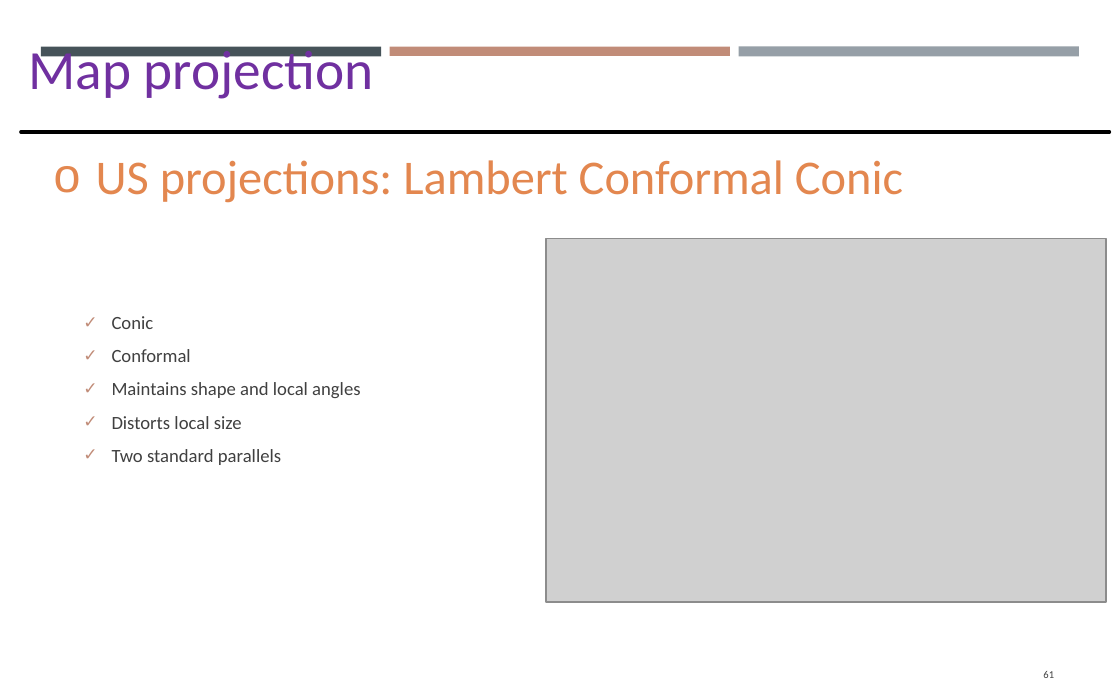
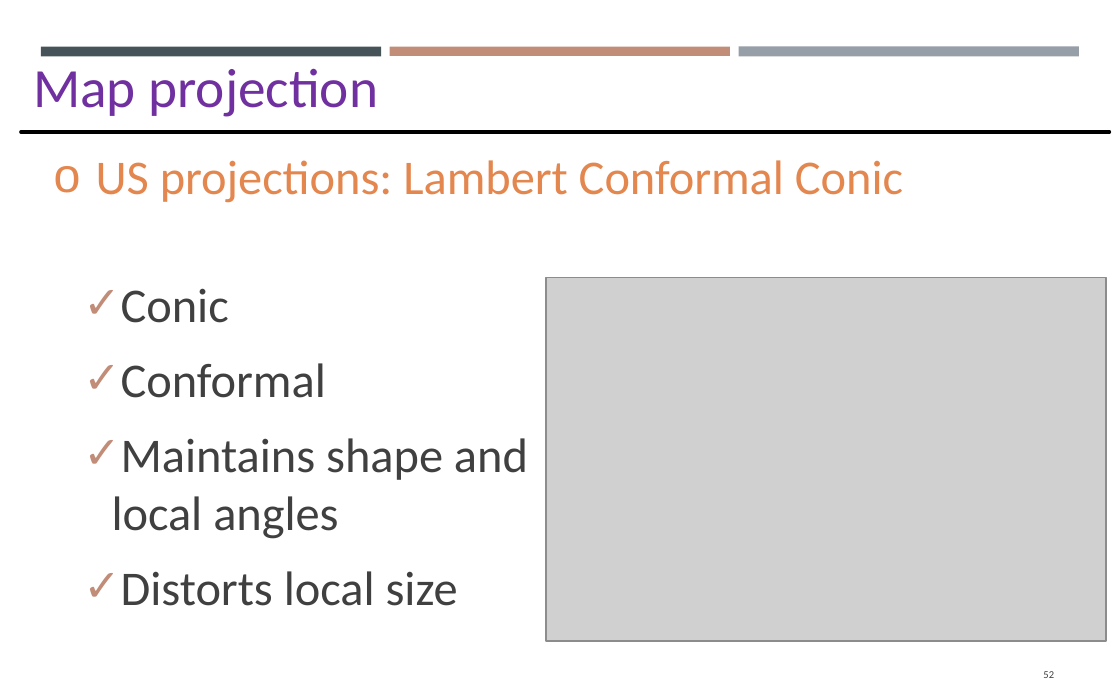
Before and after one commit to gisynw/GIS_I, a slide deck: slide 52 of docs/Lectures/Week03/Lecture02_GEOG2475_Datum.pptx (slide 61 before the commit). Drawn at 1120x700 pixels with LibreOffice and Linux fonts; fonts in the diff are those of the drawing; grey boxes stand for pictures. Boxes give left, top, right and bottom in pixels: in the first picture for what was removed or moved away, otherwise in the second. Text is boxed around its words. In the diff, an @@ line names an element or a change of style, - is before the commit and + after.

```diff
--- a/docs/Lectures/Week03/Lecture02_GEOG2475_Datum.pptx
+++ b/docs/Lectures/Week03/Lecture02_GEOG2475_Datum.pptx
@@ text "Map projection" rewrapped from bbox=[29, 46, 374, 99] to bbox=[33, 68, 378, 117] @@
@@ text "Conic": place and size @@
-text "Conic" at bbox=[112, 316, 360, 465]
+text "Conic" at bbox=[112, 288, 528, 606]
@@ text "Conic" at bbox=[112, 288, 528, 606]: size 10.8 to 28 pt; more space between paragraphs @@
@@ picture: place and size @@
-picture at bbox=[546, 239, 1106, 602]
+picture at bbox=[546, 278, 1106, 641]
@@ text at bbox=[112, 449, 281, 465]: paragraph removed @@
-  ✓ Two standard parallels
@@ page number at bbox=[1043, 671, 1054, 678]: text changed @@
-61
+52
```
Also in this commit, not shown: 35 other slides changed, 8 slides added, 16 slides removed, 3 other files.
